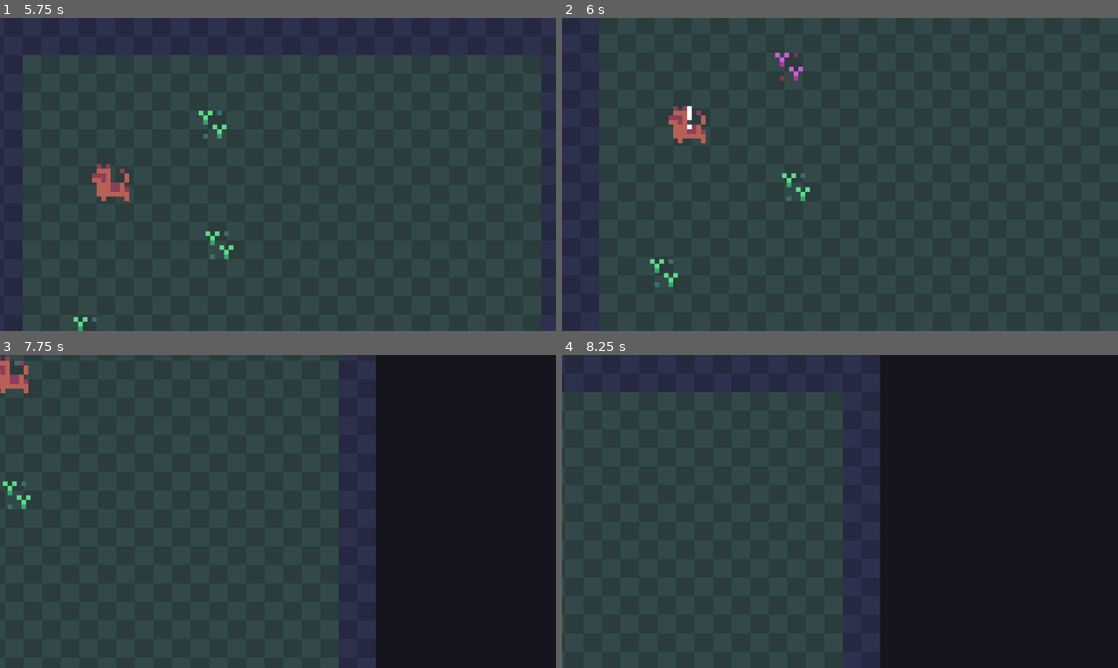
Above: before the commit, frames 1-4 (two rows, left to right).
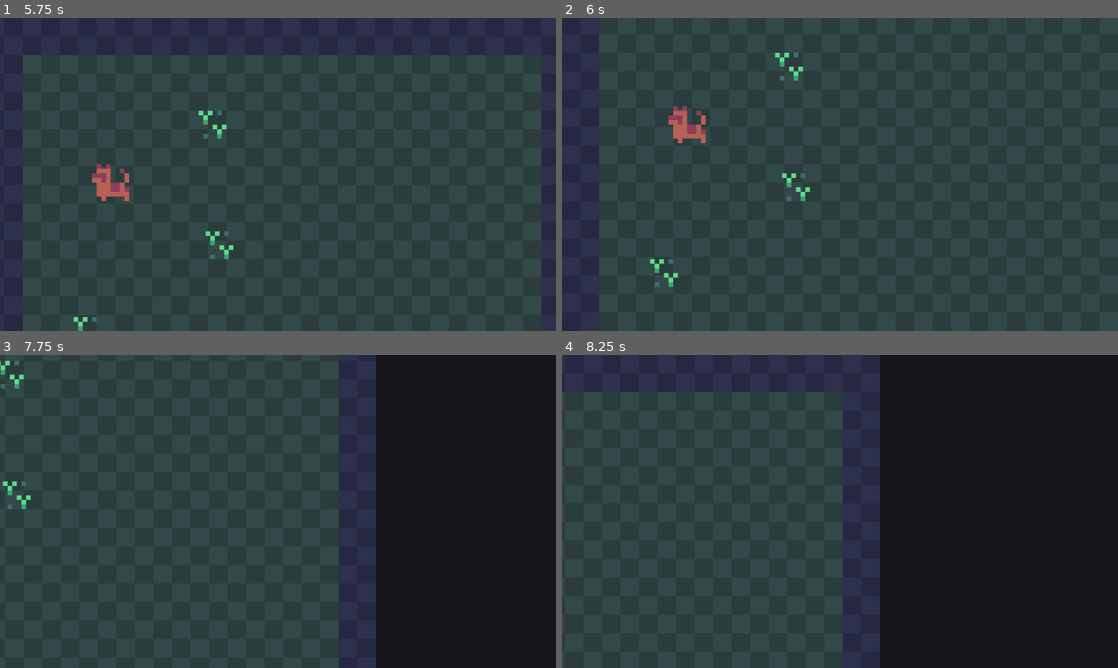
Above: after the commit, the same moments.

Repository: colinbellino/ai-and-games-2022
Game: Godot game, scene res://media/scenes/main.tscn
Two runs of this game, one before a commit and one after it. Both use one fixed random seed, a clock stepped at 60 frames per second and the inputs below.
Inputs (mouse positions are in pixels of both pictures, inside the frame that each line leads up to):
- Up to frame 1 (5.75 s): click "Start" at 0.5 s; tap Enter at 1.25 s; move the mouse to (122, 183) at 1.27 s; press the mouse at (122, 183) at 1.28 s; hold D (move_right) 1.28-2.03 s; move the mouse to (33, 246) at 2.02 s; release the mouse at (33, 246) at 2.03 s; hold S (move_down) 2.03-2.78 s; click (33, 246) at 2.1 s; move the mouse to (333, 105) at 2.77 s; press the mouse at (333, 105) at 2.78 s; hold D (move_right) 2.78-3.53 s; move the mouse to (250, 237) at 3.52 s; release the mouse at (250, 237) at 3.53 s; hold Z (move_up) 3.53-4.28 s; click (250, 237) at 3.6 s; move the mouse to (444, 221) at 4.27 s; press the mouse at (444, 221) at 4.28 s; hold Q (move_left) from 4.28 s (still down); move the mouse to (111, 127) at 5.02 s; release the mouse at (111, 127) at 5.03 s; click (111, 127) at 5.1 s
- Up to frame 2 (6 s): move the mouse to (773, 124) at 5.77 s; release Q (move_left) at 5.78 s; press the mouse at (773, 124) at 5.78 s; hold S (move_down) from 5.78 s (still down)
- Up to frame 3 (7.75 s): move the mouse to (100, 464) at 6.52 s; release S (move_down) at 6.53 s; release the mouse at (100, 464) at 6.53 s; hold D (move_right) 6.53-7.28 s; click (100, 464) at 6.6 s; move the mouse to (400, 495) at 7.27 s; press the mouse at (400, 495) at 7.28 s; hold Z (move_up) from 7.28 s (still down)
- Up to frame 4 (8.25 s): move the mouse to (728, 527) at 8.02 s; release Z (move_up) at 8.03 s; release the mouse at (728, 527) at 8.03 s; hold D (move_right) from 8.03 s (still down); click (728, 527) at 8.1 s

Frame 1 is identical in both runs. In frame 2, 0.2% of the frame differs, in the area x 22-44%, y 11-36%; in frame 3, 0.4%, in the area x 0-6%, y 0-13%; in frame 4, nothing differs.

Commit message:
Added a few audio files - smoke tested the menu music.

Diff:
--- a/project.godot
+++ b/project.godot
@@ -9,7 +9,7 @@
 config_version=4
 
 _global_script_classes=[ {
-"base": "Behaviour",
+"base": "Reference",
 "class": "Attracted",
 "language": "GDScript",
 "path": "res://src/behaviours/Attracted.gd"
@@ -59,7 +59,7 @@
 "language": "GDScript",
 "path": "res://src/Save.gd"
 }, {
-"base": "Behaviour",
+"base": "Reference",
 "class": "SendStimulus",
 "language": "GDScript",
 "path": "res://src/behaviours/SendStimulus.gd"
@@ -69,7 +69,7 @@
 "language": "GDScript",
 "path": "res://src/SettingsUI.gd"
 }, {
-"base": "Behaviour",
+"base": "Reference",
 "class": "Sleepy",
 "language": "GDScript",
 "path": "res://src/behaviours/Sleepy.gd"
@@ -79,7 +79,7 @@
 "language": "GDScript",
 "path": "res://src/TitleUI.gd"
 }, {
-"base": "Behaviour",
+"base": "Reference",
 "class": "WakeUp",
 "language": "GDScript",
 "path": "res://src/behaviours/WakeUp.gd"
--- a/src/Game.gd
+++ b/src/Game.gd
@@ -36,6 +36,14 @@
         yield(get_tree(), "idle_frame") # Wait for next frame before initializing the UI
         Globals.ui_title.open(Globals.version)
         change_state(GameStates.TITLE)
+
+        # Start playing menu music - temp placeholder, will cleanup and migrate music management
+        # NOTE: can't start/stop music from the static functions - I'll work on some kind of management scheme
+        #       on Sunday.
+        var audio_stream: AudioStreamOGGVorbis = preload("res://media/audio/ui/menu.ogg") # <-- this didn't accept a const string from Globals.gd :(
+        audio_stream.set_loop(true)
+        $MusicPlayer.stream = audio_stream
+        $MusicPlayer.play()
 
 func _process(delta: float):
     if Input.is_action_just_released("ui_cancel"):
--- a/src/Globals.gd
+++ b/src/Globals.gd
@@ -13,6 +13,8 @@
     ["3840 x 2160", Vector2(3840, 2160)],
     ["7680 x 4320", Vector2(7680, 4320)],
 ]
+
+const music_menu_path : String = "res://media/audio/ui/menu.ogg"
 
 # Resources
 onready var textures : Dictionary = {}
Not shown, added: media/audio/step-1.wav.import
Not shown, added: media/audio/step-1234.wav.import
Not shown, added: media/audio/step-2.wav.import
Not shown, added: media/audio/step-3.wav.import
Not shown, added: media/audio/step-4.wav.import
Not shown, added: media/audio/ui/menu-fx-c.ogg.import
Not shown, added: media/audio/ui/menu-fx-e.ogg.import
Not shown, added: media/audio/ui/menu-tick.wav.import
Not shown, added: media/audio/ui/menu.ogg.import
Not shown, added: media/audio/step-1.wav
Not shown, added: media/audio/step-1234.wav
Not shown, added: media/audio/step-2.wav
(and 6 more such lines)
